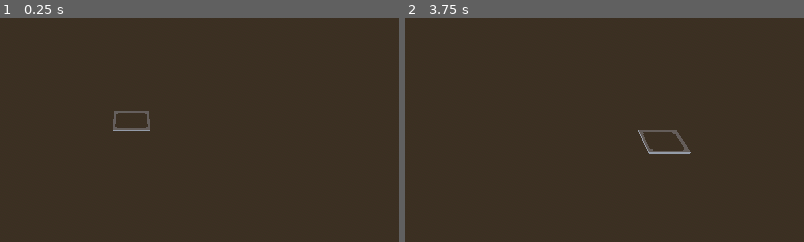
Above: before the commit, frames 1-2 (left to right).
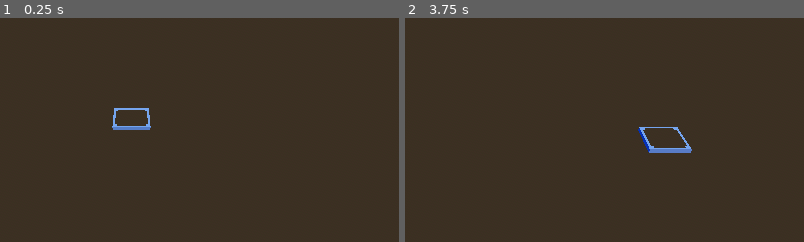
Above: after the commit, the same moments.

Repository: newnoiseworks/TowerStory
Game: Godot game, scene res://Scenes/building/building.tscn
Same seed, same stepped clock (60 frames per second), same inputs: the game is played once before the commit and once after it.
Inputs (mouse positions are % of the whole screen's width and height, from its top left):
- Up to frame 1 (0.25 s): no input
- Up to frame 2 (3.75 s): click "Base Facade Tiles" at 0.5 s; click "Remove Tile" at 1.25 s; click "Small Office 1x2" at 2 s; click "Small Office 2x2" at 2.75 s; tap Enter at 3.5 s; move the mouse to (72, 45) at 3.52 s; hold D (move_right) from 3.53 s (still down); hold F (facade_swap) from 3.53 s (still down); click (72, 45) at 3.67 s
The pictures show only the part of the screen within x 34-83%, y 13-63%; the shares and areas given below are measured in that part.

The runs differ from the first frame. In frame 1, 0.5% of the frame differs, in the area x 28-38%, y 40-51%; in frame 2, 0.7%, in the area x 58-72%, y 48-61%.

Commit message:
adds new color material for mouse select

Diff:
--- a/Scenes/mouse_select.tscn
+++ b/Scenes/mouse_select.tscn
@@ -1,17 +1,17 @@
-[gd_scene load_steps=5 format=2]
+[gd_scene load_steps=5 format=3 uid="uid://brbds3ncitv03"]
 
-[ext_resource path="res://from_blender/mouse_select.glb" type="PackedScene" id=1]
+[ext_resource type="PackedScene" uid="uid://by7dnqq3w3gj8" path="res://from_blender/mouse_select.glb" id="1"]
+[ext_resource type="Texture2D" uid="uid://c7unh4exooxrk" path="res://from_blender/mouse_select_blue_Material Roughness.png" id="2_i2nc2"]
 
-[sub_resource type="Skin" id=1]
+[sub_resource type="Skin" id="1"]
 
-[sub_resource type="Shader" id=2]
+[sub_resource type="StandardMaterial3D" id="StandardMaterial3D_iy4ap"]
+albedo_texture = ExtResource("2_i2nc2")
 
-[sub_resource type="ShaderMaterial" id=3]
-render_priority = 1
-shader = SubResource( 2 )
-
-[node name="mouseSelect" instance=ExtResource( 1 )]
+[node name="mouseSelect" instance=ExtResource("1")]
 
 [node name="Cube_003" parent="." index="0"]
-skin = SubResource( 1 )
-material/0 = SubResource( 3 )
+transform = Transform3D(1, 0, 1.50996e-07, 0, -0.1, 0, -1.50996e-07, 0, 1, 0, 0.0414339, 0)
+visibility_range_fade_mode = 1
+skin = SubResource("1")
+surface_material_override/0 = SubResource("StandardMaterial3D_iy4ap")
Binary file added: from_blender/mouse_select_blue_Material Roughness.png
Not shown, added: from_blender/mouse_select_blue_Material Roughness.png.import
